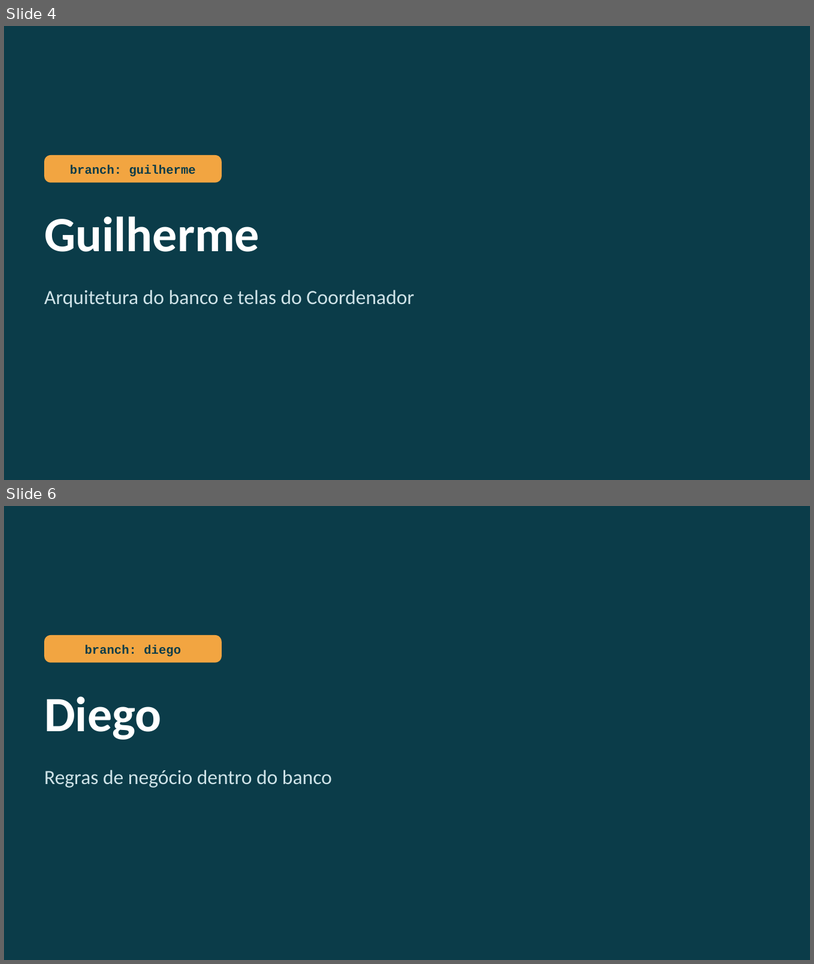
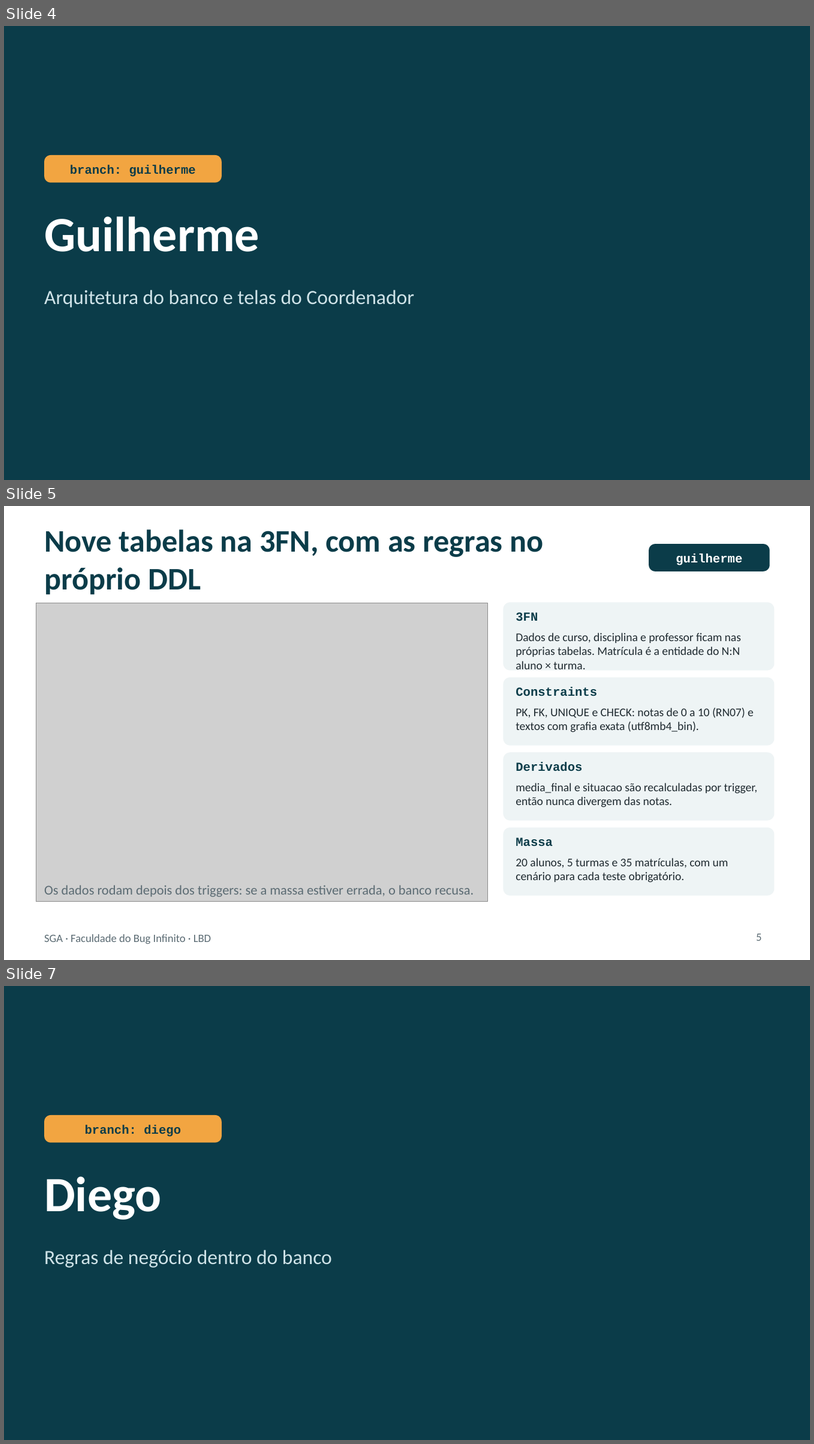
Before and after one commit to Diego-sfrr/AtividadeAvaliativaPOO, a slide deck: apresentacao/SGA_apresentacao.pptx. Shown one above the other, each under a label of ours: slides 4 and 6 before the commit, slides 4, 5 and 7 after it; the slides between them are not shown. The pictures are 814x964 and 814x1444 pixels, drawn with LibreOffice and Linux fonts; fonts in the diff are those of the drawing; grey boxes stand for pictures. Boxes give left, top, right and bottom in pixels: in the first picture for what was removed or moved away, otherwise in the second. Text is boxed around its words. In the diff, an @@ line names an element or a change of style, - is before the commit and + after.

```diff
--- a/apresentacao/SGA_apresentacao.pptx
+++ b/apresentacao/SGA_apresentacao.pptx
@@ slide 5 added at [4, 506, 810, 960], background #FFFFFF @@
@@ text added at [44, 529, 543, 595], 28 pt, text #0B3C49, bold @@
+Nove tabelas na 3FN, com as regras no próprio DDL
@@ rounded rectangle added at [649, 544, 770, 571], fill #0B3C49, 11 pt, text #FFFFFF, bold @@
+guilherme
@@ picture added at [36, 603, 488, 901] @@
@@ rounded rectangle added at [504, 603, 774, 670], fill #EEF4F5, outline #EEF4F5 1 pt @@
@@ text added at [516, 612, 538, 621], 11 pt, text #0B3C49, bold @@
+3FN
@@ text added at [516, 633, 741, 669], 10.5 pt, text #1F2A30 @@
+Dados de curso, disciplina e professor ficam nas próprias tabelas. Matrícula é a entidade do N:N aluno × turma.
@@ rounded rectangle added at [504, 678, 774, 745], fill #EEF4F5, outline #EEF4F5 1 pt @@
@@ text added at [516, 687, 597, 696], 11 pt, text #0B3C49, bold @@
+Constraints
@@ text added at [516, 708, 754, 732], 10.5 pt, text #1F2A30 @@
+PK, FK, UNIQUE e CHECK: notas de 0 a 10 (RN07) e textos com grafia exata (utf8mb4_bin).
@@ rounded rectangle added at [504, 753, 774, 820], fill #EEF4F5, outline #EEF4F5 1 pt @@
@@ text added at [516, 762, 582, 771], 11 pt, text #0B3C49, bold @@
+Derivados
@@ text added at [516, 783, 758, 807], 10.5 pt, text #1F2A30 @@
+media_final e situacao são recalculadas por trigger, então nunca divergem das notas.
@@ rounded rectangle added at [504, 828, 774, 895], fill #EEF4F5, outline #EEF4F5 1 pt @@
@@ text added at [516, 837, 553, 846], 11 pt, text #0B3C49, bold @@
+Massa
@@ text added at [516, 858, 729, 882], 10.5 pt, text #1F2A30 @@
+20 alunos, 5 turmas e 35 matrículas, com um cenário para cada teste obrigatório.
@@ text added at [44, 885, 474, 897], 12 pt, text #5B6B73 @@
+Os dados rodam depois dos triggers: se a massa estiver errada, o banco recusa.
@@ text added at [44, 934, 211, 943], 10 pt, text #5B6B73 @@
+SGA · Faculdade do Bug Infinito · LBD
@@ page number added at [756, 933, 762, 940], 10 pt, text #5B6B73 @@
+5
@@ what was slide 6 is now slide 7 @@
```
Also in this commit, not shown: 1 other slide added, 1 slide removed, 54 other files.
